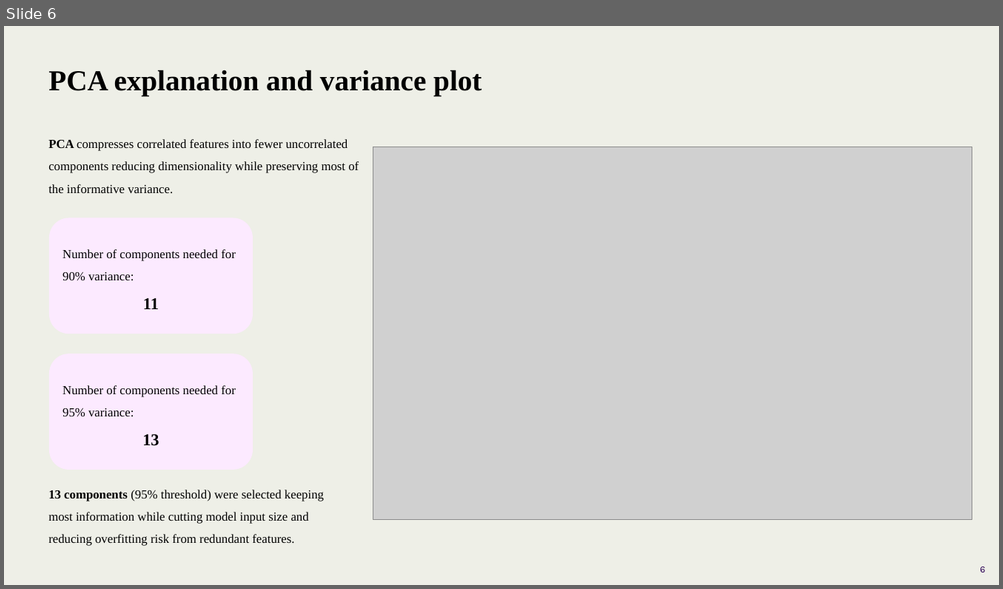
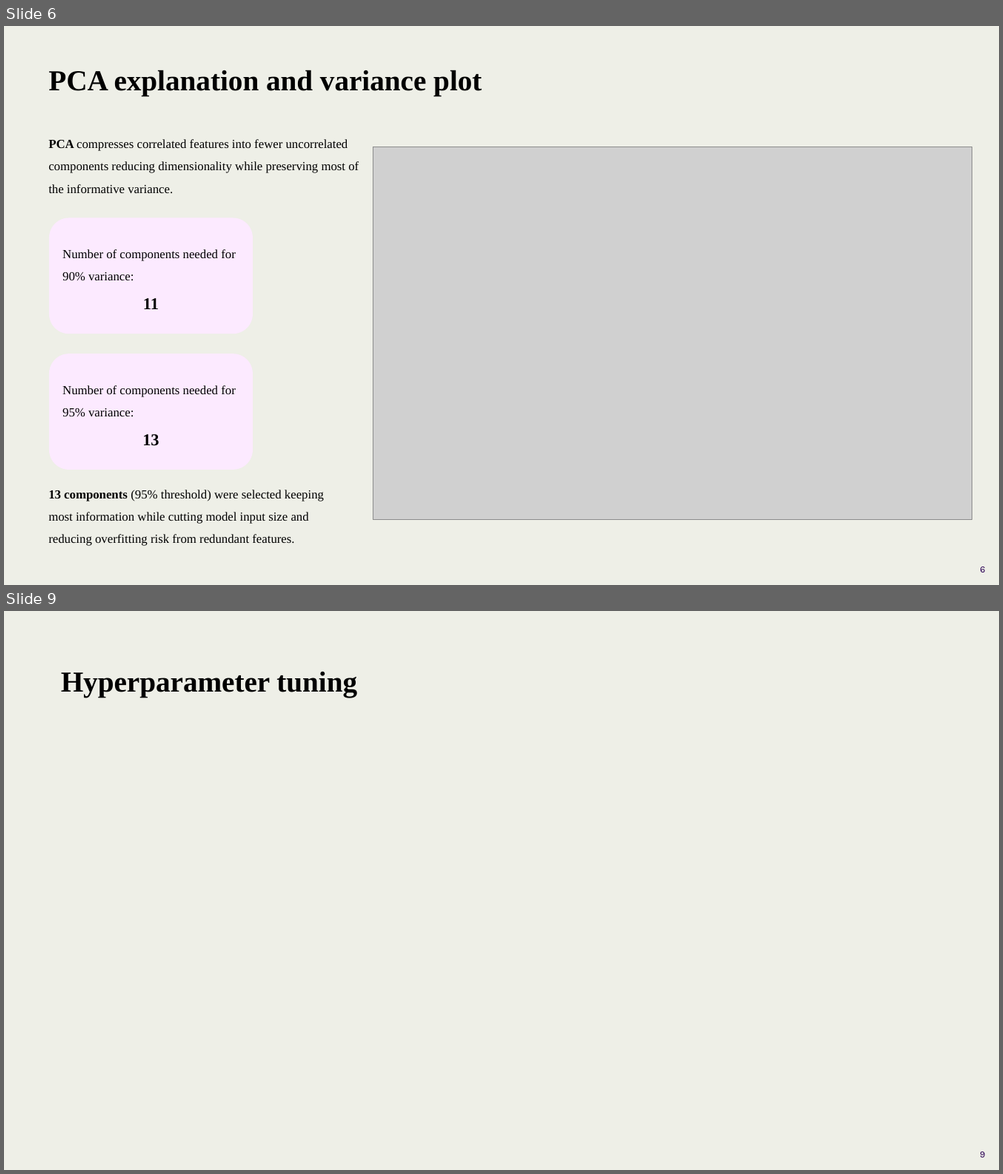
Before and after one commit to Thembelihle-tech/Credit-Risk-Prediction, a slide deck: Credit Risk Prediction System.pptx. Shown one above the other, each under a label of ours: slide 6 before the commit, slides 6 and 9 after it; the slides between them are not shown. The pictures are 1003x589 and 1003x1174 pixels, drawn with LibreOffice and Linux fonts; fonts in the diff are those of the drawing; grey boxes stand for pictures; background and template pictures are left out. Boxes give left, top, right and bottom in pixels: in the first picture for what was removed or moved away, otherwise in the second. Text is boxed around its words. In the diff, an @@ line names an element or a change of style, - is before the commit and + after.

```diff
--- a/Credit Risk Prediction System.pptx
+++ b/Credit Risk Prediction System.pptx
@@ slide 9 added at (4, 611, 999, 1170), background #EEEFE7 @@
@@ text added at (61, 672, 357, 698), 28 pt, text #000000, bold @@
+Hyperparameter tuning
@@ page number added at (979, 1152, 984, 1158), 9 pt, text #2A0053 @@
+9
```
Also in this commit, not shown: 1 slide changed, 1 other slide added, 1 other file.
